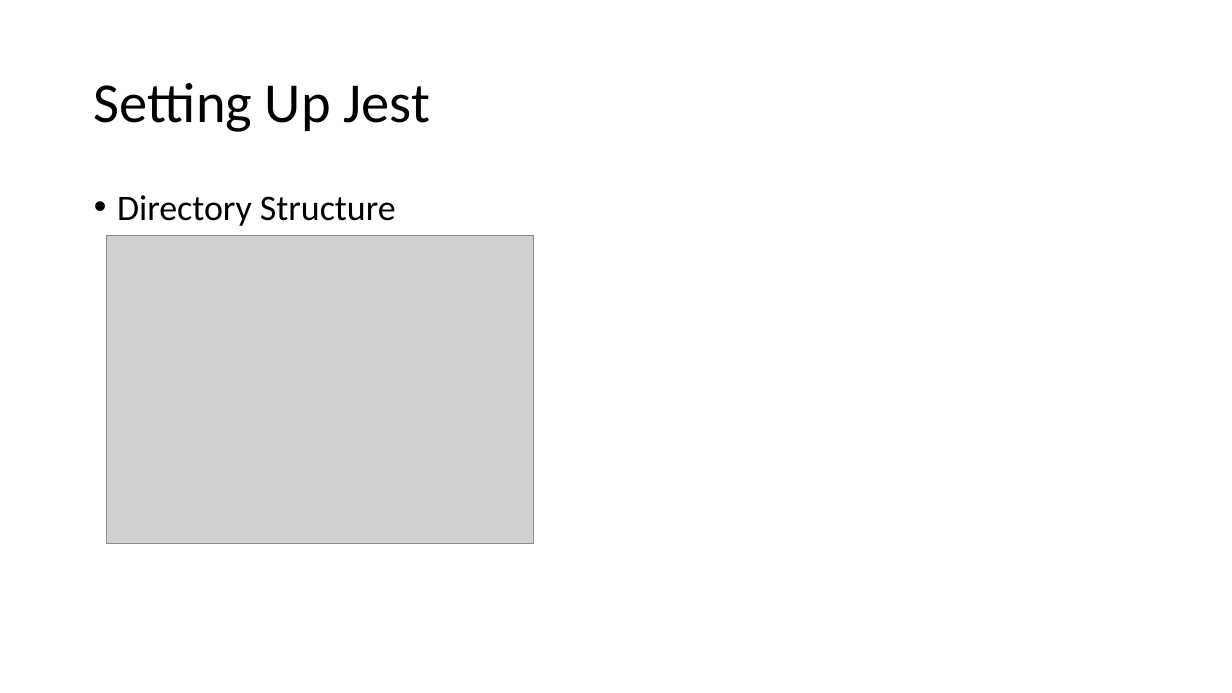
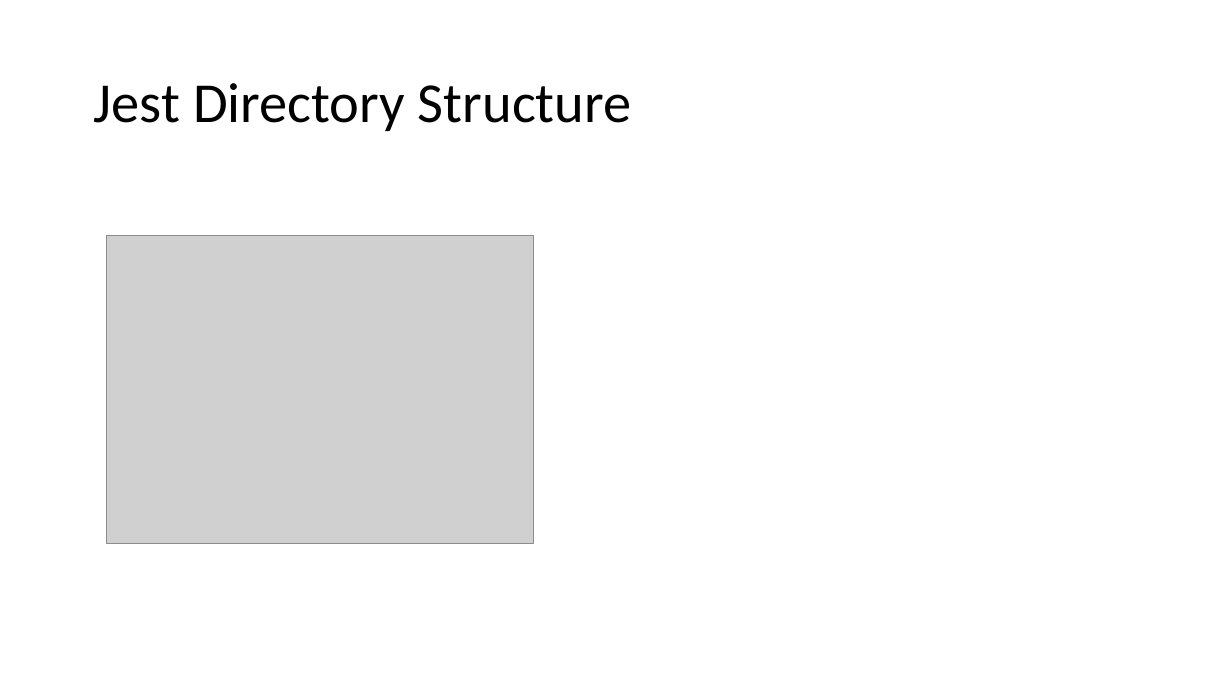
Before and after one commit to awahab29/samplealt, a slide deck: slide 47 of React.pptx. Drawn at 1232x693 pixels with LibreOffice and Linux fonts; fonts in the diff are those of the drawing; grey boxes stand for pictures. Boxes give left, top, right and bottom in pixels: in the first picture for what was removed or moved away, otherwise in the second. Text is boxed around its words. In the diff, an @@ line names an element or a change of style, - is before the commit and + after.

```diff
--- a/React.pptx
+++ b/React.pptx
@@ title at (94, 83, 631, 131): text changed @@
-Setting Up Jest
+Jest Directory Structure
@@ text removed at (117, 195, 396, 226) @@
-• Directory Structure
```
Also in this commit, not shown: 2 other slides changed.
